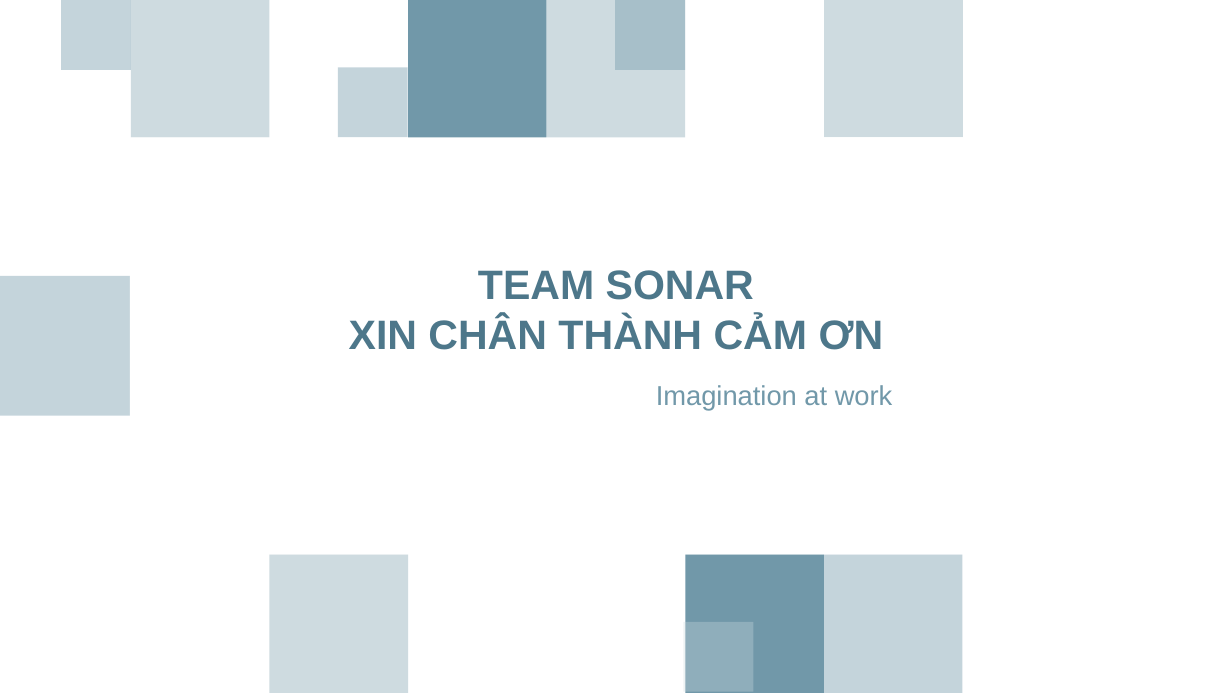
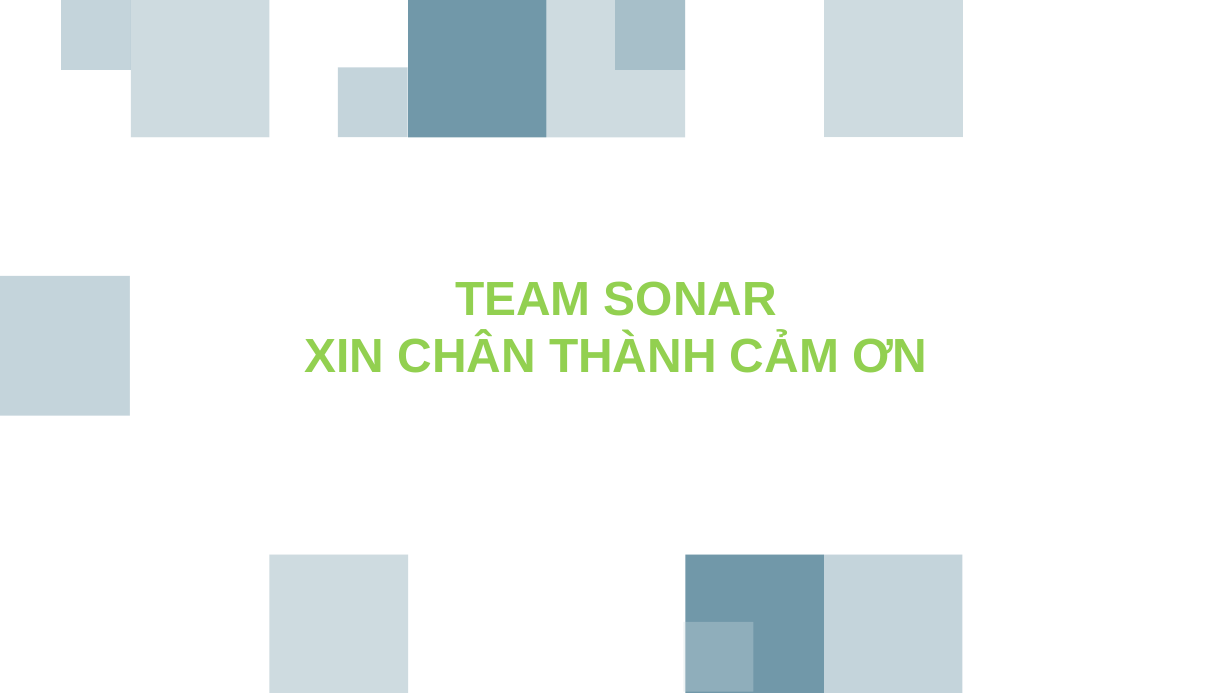
Before and after one commit to ptland/sonar-project, a slide deck: slide 16 of Slide Team Sonar - Kỹ Năng Làm Việc.pptx (slide 19 before the commit). Drawn at 1232x693 pixels with LibreOffice and Linux fonts; fonts in the diff are those of the drawing; background and template pictures are left out. Boxes give left, top, right and bottom in pixels: in the first picture for what was removed or moved away, otherwise in the second. Text is boxed around its words. In the diff, an @@ line names an element or a change of style, - is before the commit and + after.

```diff
--- a/Slide Team Sonar - Kỹ Năng Làm Việc.pptx
+++ b/Slide Team Sonar - Kỹ Năng Làm Việc.pptx
@@ title "TEAM SONAR XIN CHÂN THÀNH ...": place and size @@
-title "TEAM SONAR XIN CHÂN THÀNH ..." at <box>349,270,884,350</box>
+title "TEAM SONAR XIN CHÂN THÀNH ..." at <box>305,281,927,373</box>
@@ title "TEAM SONAR XIN CHÂN THÀNH ..." at <box>305,281,927,373</box>: size 24 to 28 pt, text colour #4D778A to #92D050, letter outline none to #BFBFBF 0 pt @@
@@ subtitle removed at <box>656,385,893,411</box> @@
-Imagination at work
```
Also in this commit, not shown: 8 other slides changed, 2 slides added, 5 slides removed, 1 other file.
